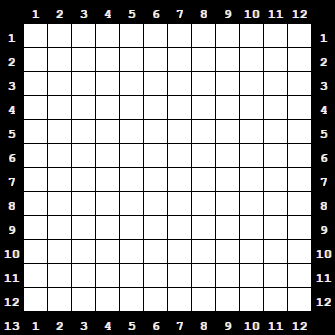
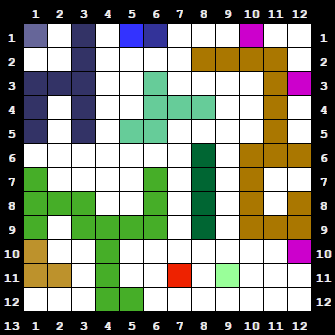
Layered file, before and after one edit (335x335). Changes by layer:
removed layer "Pasted Layer" over [24, 24, 311, 311]
painted on "Background" over [24, 24, 311, 311]
